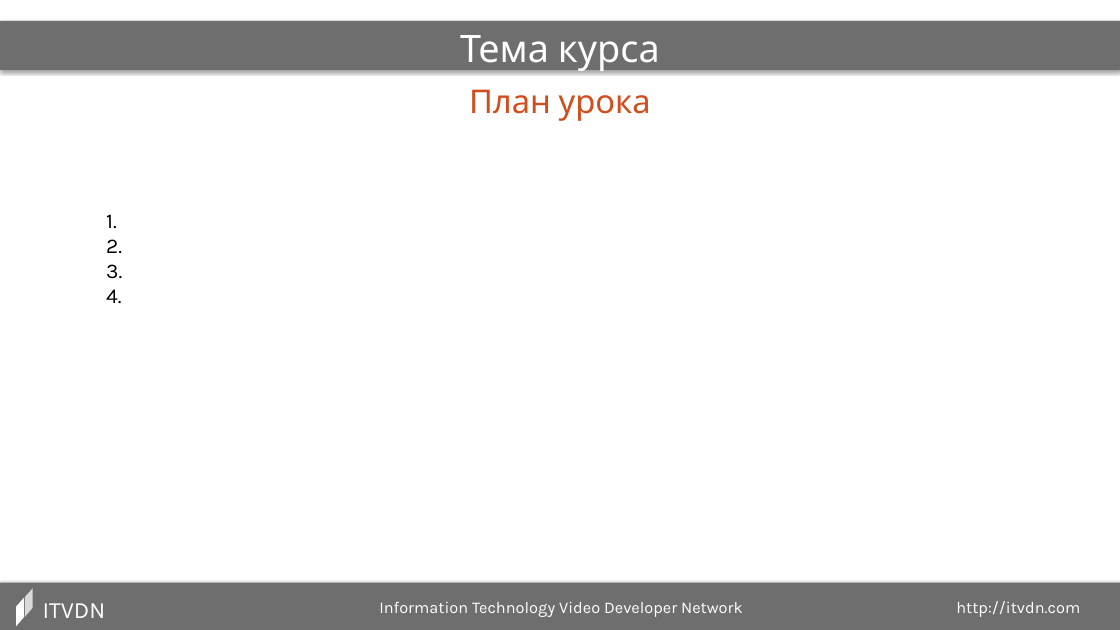
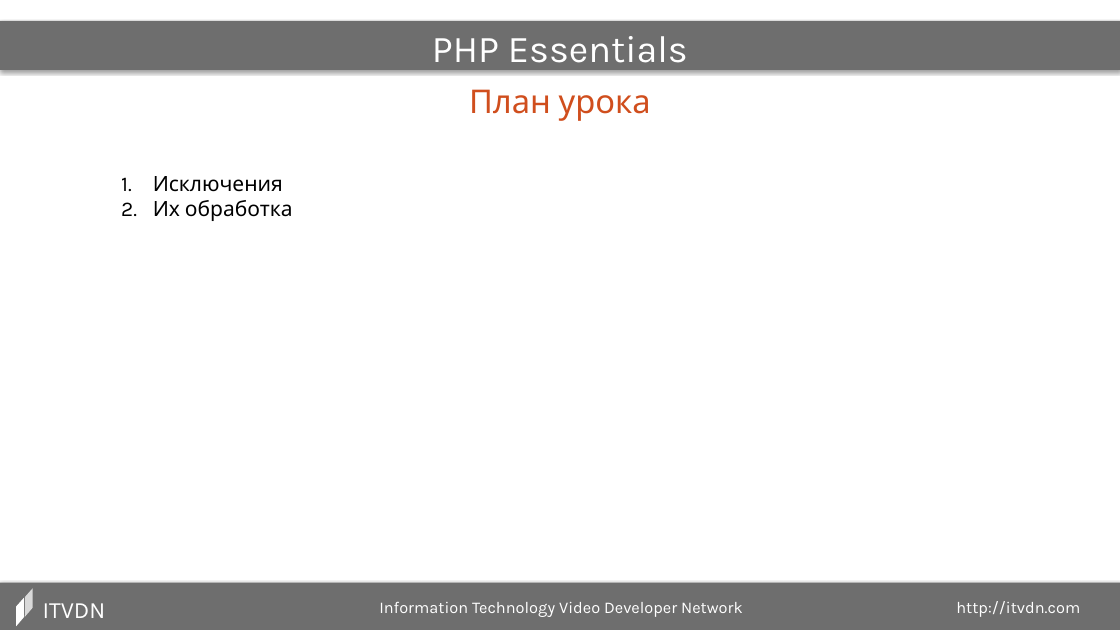
Before and after one commit to dozer111/itvdn, a slide deck: slide 4 of PHP Essentials/010_Исключения/010_Исключения (Презентация).pptx. Drawn at 1120x630 pixels with LibreOffice and Linux fonts; fonts in the diff are those of the drawing. Boxes give left, top, right and bottom in pixels: in the first picture for what was removed or moved away, otherwise in the second. Text is boxed around its words. In the diff, an @@ line names an element or a change of style, - is before the commit and + after.

```diff
--- a/PHP Essentials/010_Исключения/010_Исключения (Презентация).pptx
+++ b/PHP Essentials/010_Исключения/010_Исключения (Презентация).pptx
@@ text at (x1=432, y1=36, x2=688, y2=71): text changed @@
-Тема курса
+PHP Essentials
@@ text at (x1=153, y1=176, x2=293, y2=221): text changed @@
-1.
-2.
-3.
-4.
+1. Исключения
+2. Их обработка
```
Also in this commit, not shown: 6 other slides changed, 4 slides added, 2 slides removed, 30 other files.
